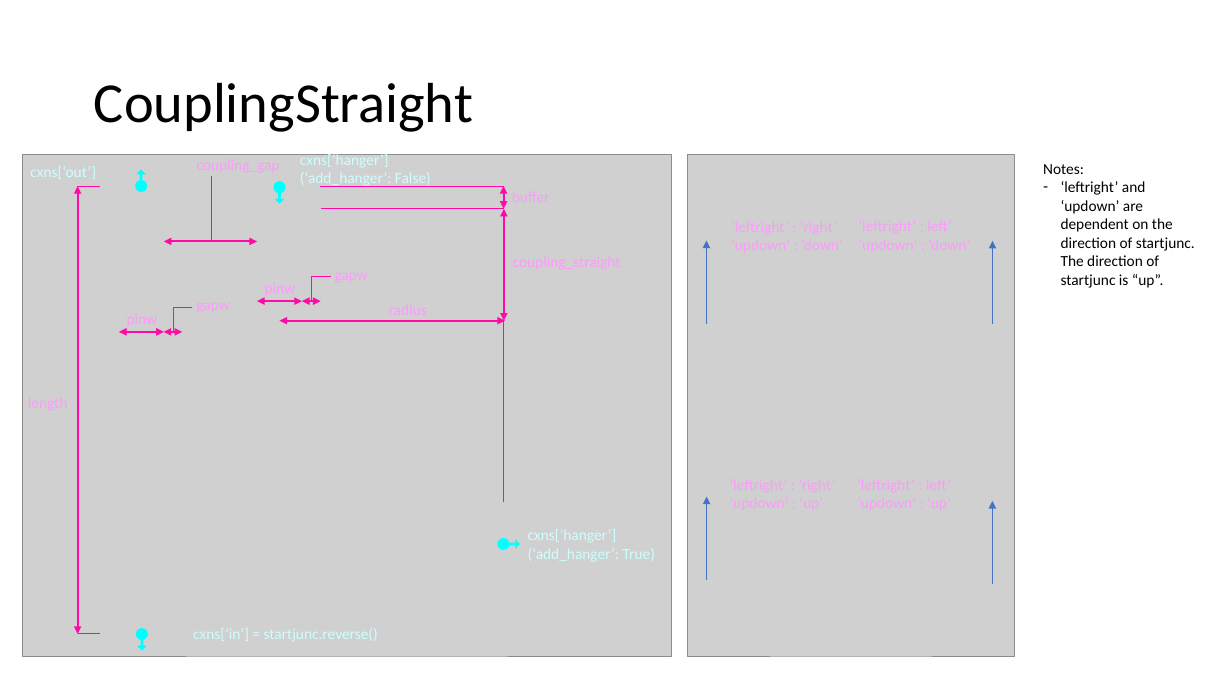
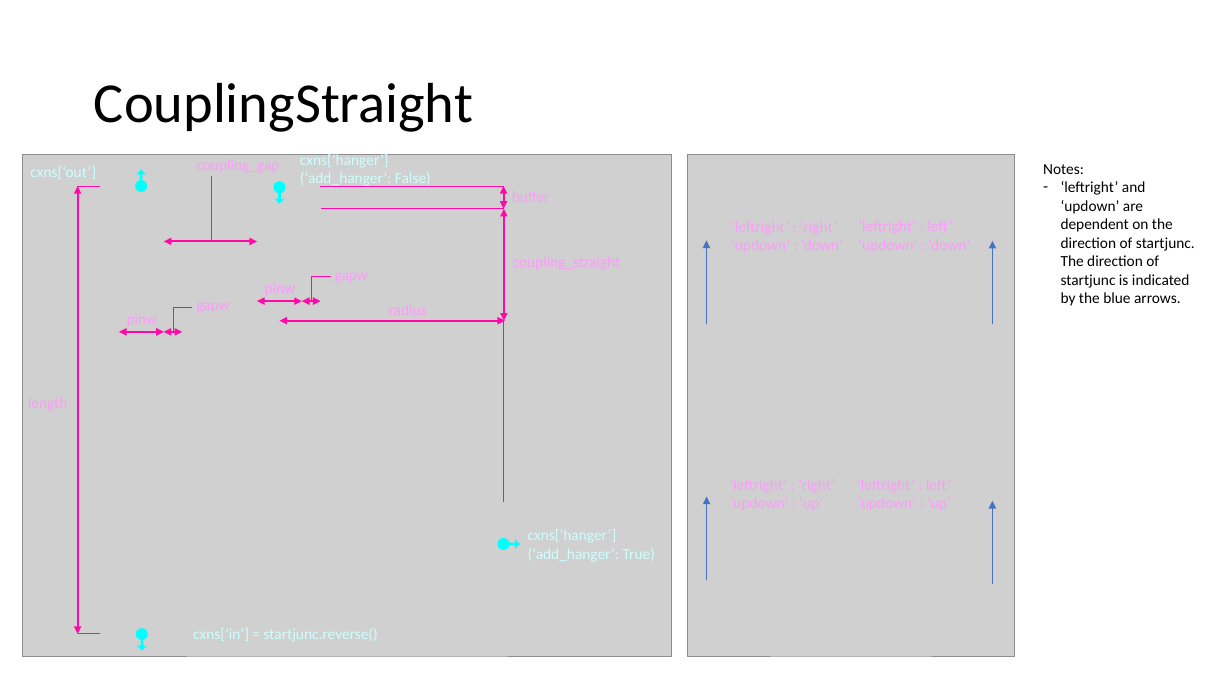
Before and after one commit to KollarLab/MaskMaker, a slide deck: slide 3 of docs/ComponentDocs.pptx. Drawn at 1232x693 pixels with LibreOffice and Linux fonts; fonts in the diff are those of the drawing; grey boxes stand for pictures. Boxes give left, top, right and bottom in pixels: in the first picture for what was removed or moved away, otherwise in the second. Text is boxed around its words. In the diff, an @@ line names an element or a change of style, - is before the commit and + after.

```diff
--- a/docs/ComponentDocs.pptx
+++ b/docs/ComponentDocs.pptx
@@ text at [1061, 181, 1195, 306]: text changed @@
-– ‘leftright’ and ‘updown’ are dependent on the direction of startjunc. The direction of startjunc is “up”.
+– ‘leftright’ and ‘updown’ are dependent on the direction of startjunc. The direction of startjunc is indicated by the blue arrows.
```
Also in this commit, not shown: 1 other slide changed, 1 other file.
